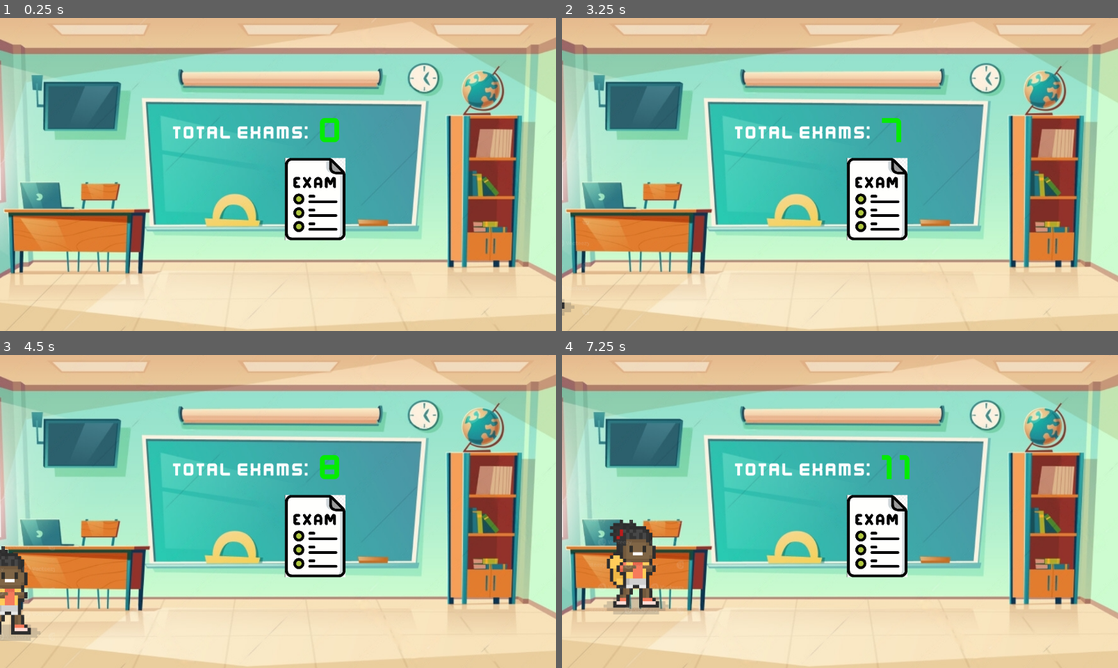
Above: before the commit, frames 1-4 (two rows, left to right).
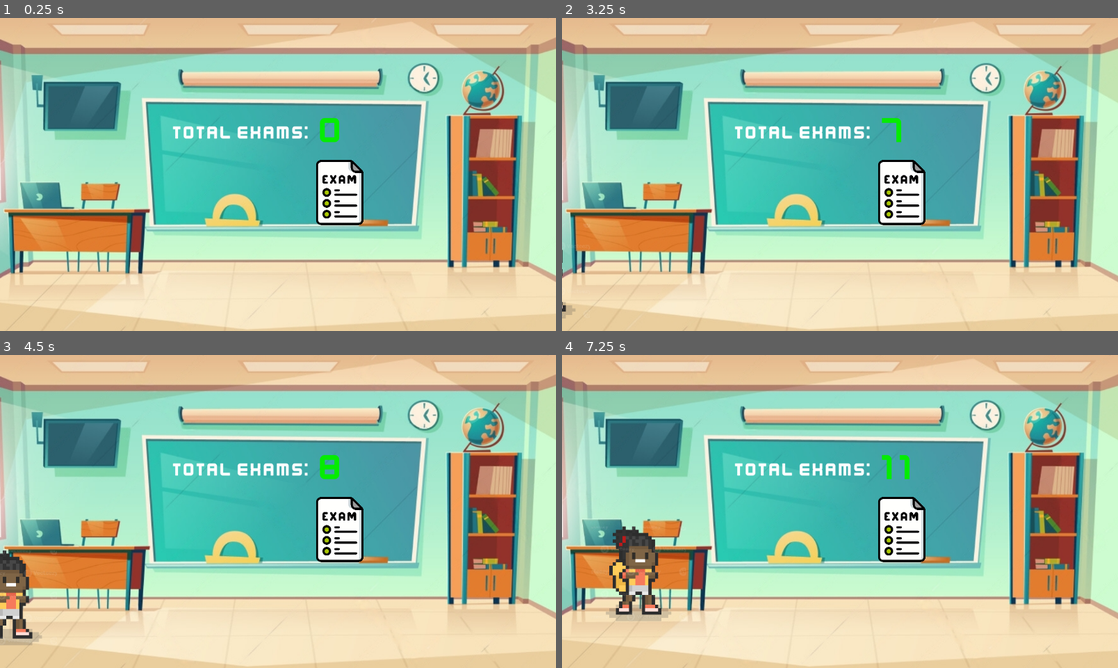
Above: after the commit, the same moments.

Repository: peterjiang36/CMPT306-Group-Project
Game: Godot game, scene res://Exam_Builder.tscn
Two runs of this game, one before a commit and one after it. Both use one fixed random seed, a clock stepped at 60 frames per second and the inputs below. The engine's default icon, where the game draws it, is replaced by a stand-in: a white triangle on a blue panel in a dark square.
Inputs (mouse positions are in pixels of both pictures, inside the frame that each line leads up to; where the layout moved, square brackets give the same spot in the first picture):
- Up to frame 1 (0.25 s): no input
- Up to frame 2 (3.25 s): click (901, 193) [878, 199] at 0.5 s; click (901, 193) [878, 199] at 1.25 s; click (901, 193) [878, 199] at 2 s; tap Enter at 2.75 s
- Up to frame 3 (4.5 s): no input
- Up to frame 4 (7.25 s): no input

The runs differ from the first frame. In frame 1, 3.1% of the frame differs, in the area x 51-66%, y 44-72%; in frame 2, 3.1%; in frame 3, 4.0%; in frame 4, 5.1%, in the area x 7-66%, y 44-86%.

Commit message:
Fix the exam icon

Diff:
--- a/Exam_Builder.tscn
+++ b/Exam_Builder.tscn
@@ -2,9 +2,9 @@
 
 [ext_resource type="Texture2D" uid="uid://dse6f2qd2ofjx" path="res://ClickerBilder/2211730843837_.pic.png" id="1_e2ltm"]
 [ext_resource type="Script" path="res://exam_builder.gd" id="1_ojhvj"]
-[ext_resource type="Texture2D" uid="uid://ckiwecxpqcdwn" path="res://ClickerBilder/Screenshot 2024-11-05 at 4.14.52 PM.png" id="2_klqv3"]
 [ext_resource type="Texture2D" uid="uid://cr7spvsdx6u08" path="res://icon.svg" id="2_un8bl"]
-[ext_resource type="Texture2D" uid="uid://dll3yeuq71ek2" path="res://ClickerBilder/smaller.png" id="3_8fukb"]
+[ext_resource type="Texture2D" uid="uid://bfk6b06i48mp0" path="res://ClickerBilder/ExamPaper.png" id="3_wxws0"]
+[ext_resource type="Texture2D" uid="uid://bx6p6dy3pw3qd" path="res://ClickerBilder/ExamPaper-S.png" id="4_jcph4"]
 [ext_resource type="Script" path="res://exam_paper.gd" id="6_7cp6j"]
 [ext_resource type="FontFile" uid="uid://caoaqcgqo71ik" path="res://ClickerBilder/kenvector_future_thin.ttf" id="6_tlujp"]
 [ext_resource type="AudioStream" uid="uid://xgwdcfdoafb3" path="res://ClickerBilder/paperSFX.wav" id="7_r1qgb"]
@@ -38,13 +38,14 @@
 texture = ExtResource("1_e2ltm")
 
 [node name="ExamPaper" type="TextureButton" parent="UI"]
-offset_left = 560.0
-offset_top = 275.0
-offset_right = 2420.0
-offset_bottom = 2275.0
-scale = Vector2(0.1, 0.1)
-texture_normal = ExtResource("2_klqv3")
-texture_pressed = ExtResource("3_8fukb")
+offset_left = 644.0
+offset_top = 280.0
+offset_right = 1444.0
+offset_bottom = 1367.0
+scale = Vector2(0.15, 0.15)
+action_mode = 0
+texture_normal = ExtResource("3_wxws0")
+texture_pressed = ExtResource("4_jcph4")
 stretch_mode = 3
 script = ExtResource("6_7cp6j")
 
Binary file added: ClickerBilder/ExamPaper-S.png
Not shown, changed: ClickerBilder/ExamPaper-S.png.import
Binary file removed: ClickerBilder/ExamPaper.jpg
Binary file added: ClickerBilder/ExamPaper.png
Not shown, added: ClickerBilder/ExamPaper.png.import
Binary file removed: ClickerBilder/smaller.png
Not shown, added: git-log.txt
Not shown, changed: .DS_Store
Not shown, changed: ClickerBilder/.DS_Store
